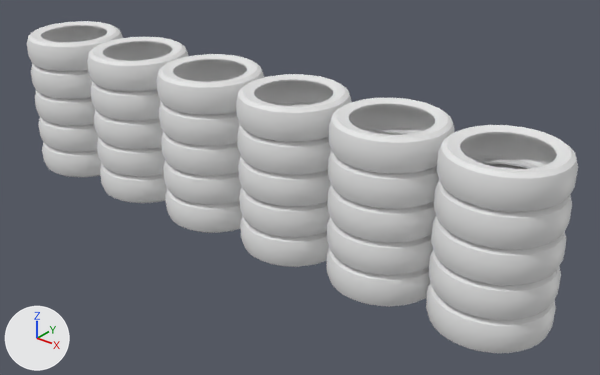
What one commit did to the Blender file Assets/Objects/Sketchfab/SketchfabRaceAssetPack/SketchfabRaceAssets_tyrebarrier.blend.
The view is the same before and after, from a camera (50 mm lens) standing at (4.01, -4.42, 3.24) and looking at (0.36, 0.15, 0.4). Every picture has the same lights, and +X, +Y and +Z are marked at lower left. The first picture is the older version.

Objects in the first picture: 'barrier_tyre.002'.
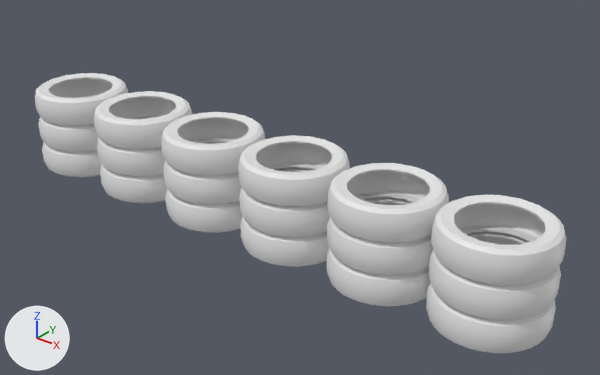
What differs and where, as boxes [x1, y1, x2, y2] in the pictures (600 x 375 px):
'barrier_tyre.002', reshaped (16% shorter): before [27, 21, 578, 353]; after [35, 73, 566, 353]
part 1 of me_barrier_tyre_002, deleted: before [27, 21, 578, 250]
part 2 of me_barrier_tyre_002, cut back: before [36, 81, 563, 320]; after [36, 73, 563, 320]

Patch to the scene script:
```diff
--- a/Assets/Objects/Sketchfab/SketchfabRaceAssetPack/SketchfabRaceAssets_tyrebarrier.blend.py
+++ b/Assets/Objects/Sketchfab/SketchfabRaceAssetPack/SketchfabRaceAssets_tyrebarrier.blend.py
@@ me_barrier_tyre_002 @@
 # used by ob_barrier_tyre_002; location = (0.0, 0.0, 0.0); rotation_euler = (1.571, 0.0, 0.0), in degrees (90, 0, 0)
-me_barrier_tyre_002.from_pydata(...)  # 15632 vertices, 19959 faces; spans x -2.51..2.51, y 0.0..1.25, z -0.42..0.42
+me_barrier_tyre_002.from_pydata(...)  # 7711 vertices, 10666 faces; spans x -2.51..2.51, y 0.0..0.75, z -0.42..0.42
+# me_barrier_tyre_002 part 1: 9 loose pieces with 4673 vertices, spanning x -2.51..2.51, y 0.75..1.25, z -0.42..0.42, are deleted
+# me_barrier_tyre_002 part 2: 2 vertices moved within x 1.05..1.72, y 0.27, z -0.2..-0.03; 4881 vertices removed from x -2.48..2.48, y 0.0..1.0, z -0.42..0.42; 1633 vertices added at x -2.48..2.48, y 0.0..0.75, z -0.39..0.4
```
